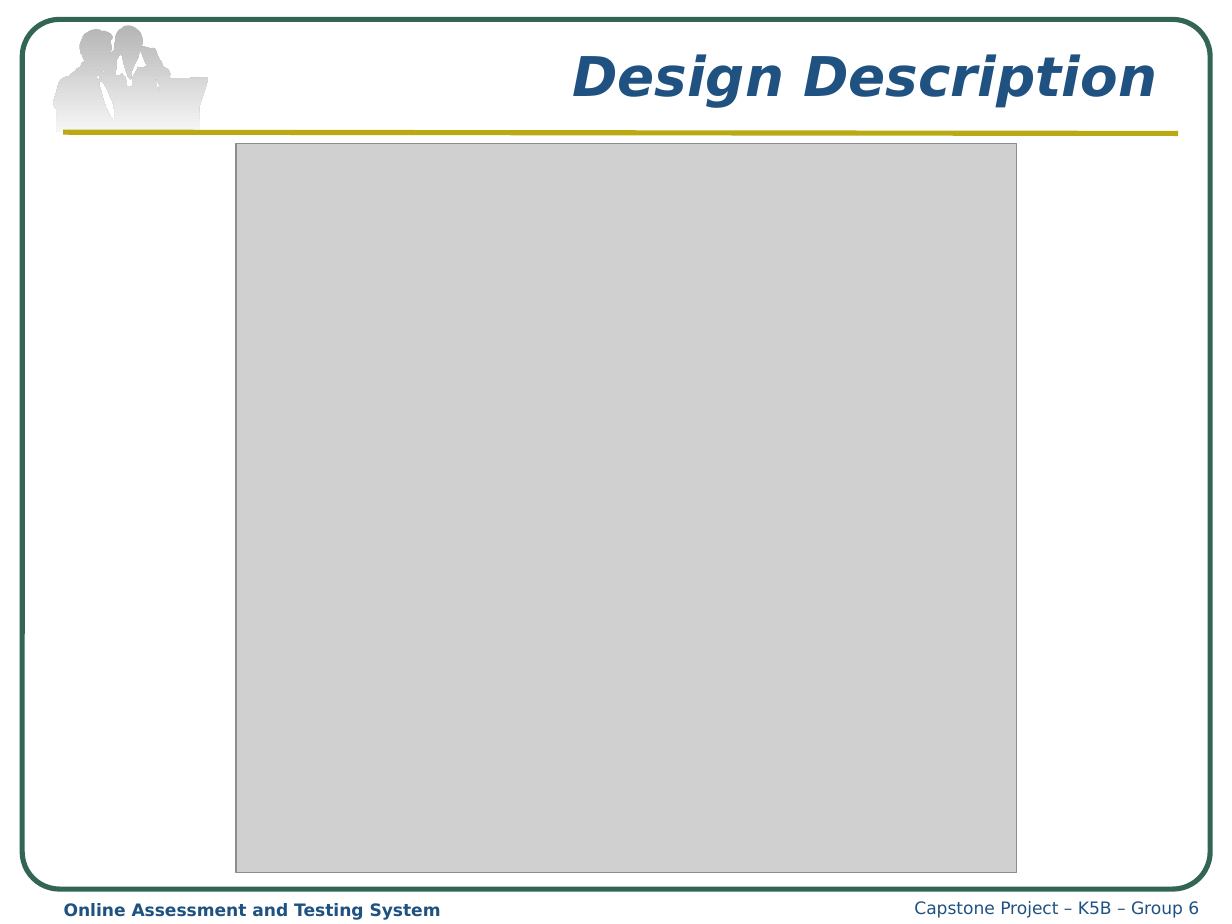
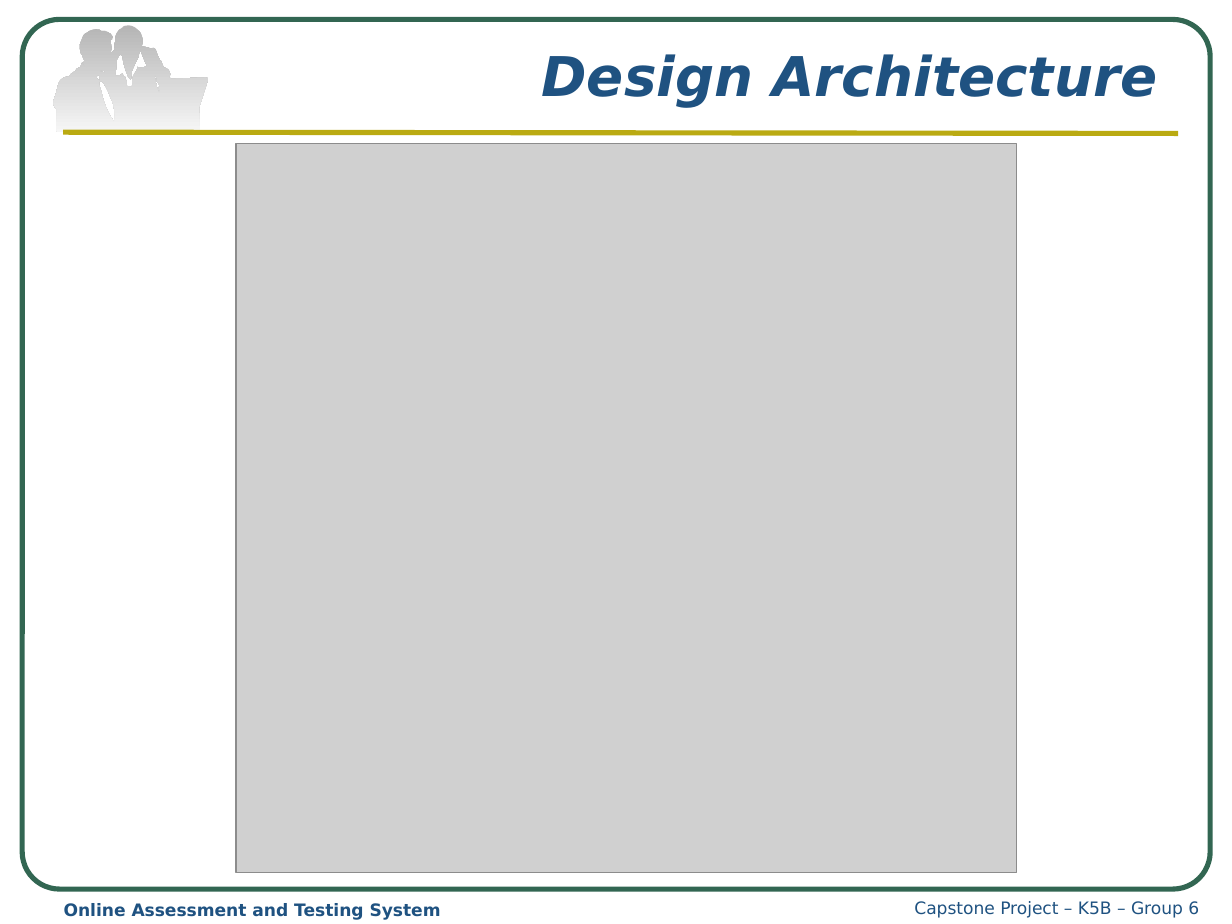
Before and after one commit to haima24/oats-project, a slide deck: slide 12 of Documents/Presentation/OATS_Presentation.pptx. Drawn at 1232x924 pixels with LibreOffice and Linux fonts; fonts in the diff are those of the drawing; grey boxes stand for pictures. Boxes give left, top, right and bottom in pixels: in the first picture for what was removed or moved away, otherwise in the second. Text is boxed around its words. In the diff, an @@ line names an element or a change of style, - is before the commit and + after.

```diff
--- a/Documents/Presentation/OATS_Presentation.pptx
+++ b/Documents/Presentation/OATS_Presentation.pptx
@@ title at [541,54,1158,108]: text changed @@
-Design Description
+Design Architecture
```
Also in this commit, not shown: 3 other slides changed, 13 other files.
